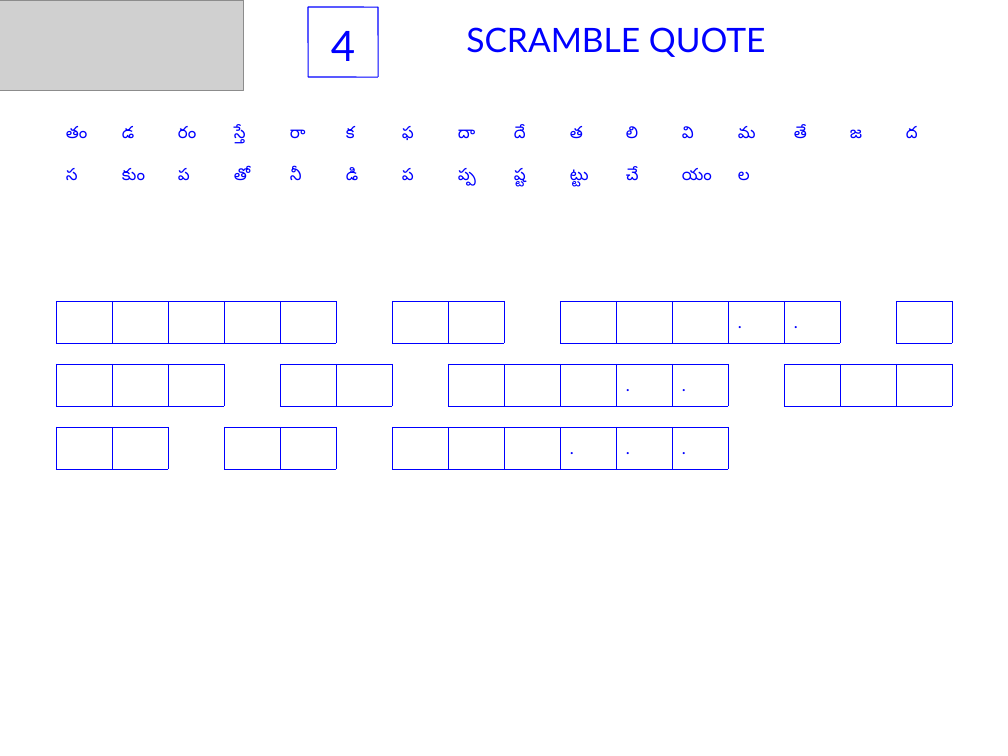
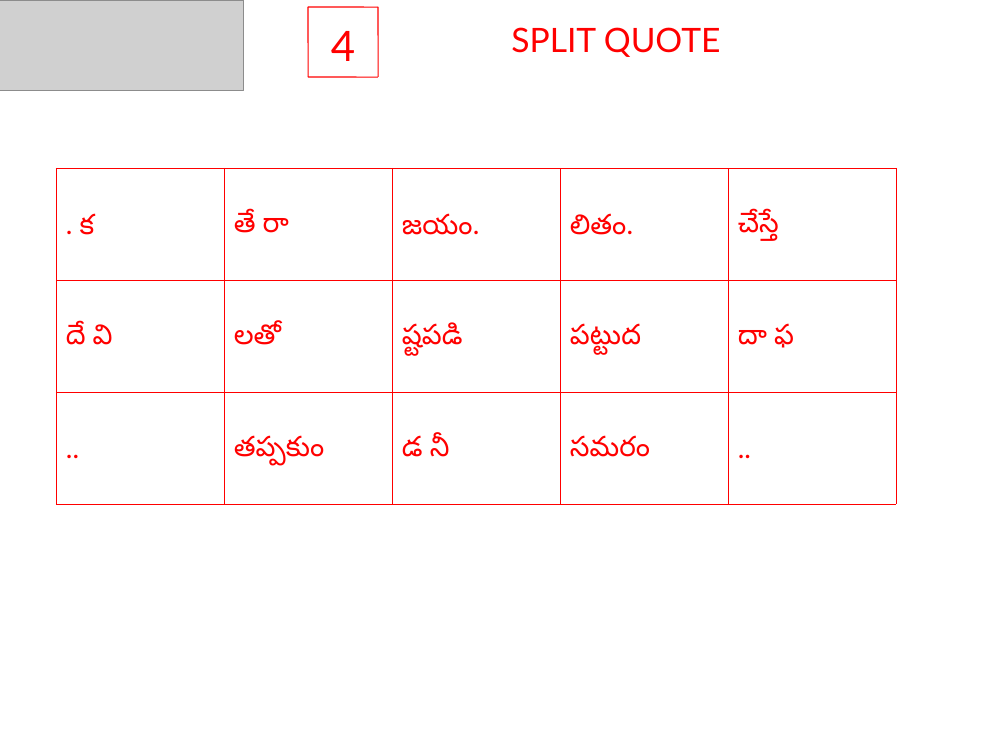
Before and after one commit to sjasthi/auto_quotes_java, a slide deck: slide 4 of Puzzles.ppt. Drawn at 1008x756 pixels with LibreOffice and Linux fonts; fonts in the diff are those of the drawing; grey boxes stand for pictures. Boxes give left, top, right and bottom in pixels: in the first picture for what was removed or moved away, otherwise in the second. Text is boxed around its words. In the diff, an @@ line names an element or a change of style, - is before the commit and + after.

Commit message:
3/30
Update to SplitQuote. Now using chunk size method.

```diff
--- a/Puzzles.ppt
+++ b/Puzzles.ppt
@@ text "4" at (x1=331, y1=31, x2=355, y2=61): text colour #0000FF to #FF0000 @@
@@ line (308, 7) - (378, 7): stroke #0000FF 0.74 pt to #FF0000 0.74 pt @@
@@ line (308, 7) - (308, 77): stroke #0000FF 0.74 pt to #FF0000 0.74 pt @@
@@ line (378, 7) - (378, 77): stroke #0000FF 0.74 pt to #FF0000 0.74 pt @@
@@ text at (x1=511, y1=27, x2=721, y2=57): text changed; text colour #0000FF to #FF0000 @@
-SCRAMBLE QUOTE
+SPLIT QUOTE
@@ line (308, 77) - (378, 77): stroke #0000FF 0.74 pt to #FF0000 0.74 pt @@
@@ table removed at (x1=56, y1=112, x2=960, y2=238), 3 rows, 16 columns @@
-తం | డ | రం | స్తే | రా | క | ఫ | దా | దే | త | లి | వి | మ | తే | జ | ద
-స | కుం | ప | తో | నీ | డి | ప | ప్ప | ష్ట | ట్టు | చే | యం | ల |  |  | 
- |  |  |  |  |  |  |  |  |  |  |  |  |  |  | 
@@ table added at (x1=56, y1=168, x2=898, y2=616), 4 rows, 5 columns @@
+. క | తే రా | జయం. | లితం. | చేస్తే
+దే వి | లతో | ష్టపడి | పట్టుద | దా ఫ
+.. | తప్పకుం | డ నీ | సమరం | ..
+ |  |  |  | 
@@ table removed at (x1=56, y1=301, x2=960, y2=344), 1 rows, 16 columns @@
- |  |  |  |  |  |  |  |  |  |  |  | . | . |  | 
@@ table removed at (x1=56, y1=364, x2=960, y2=406), 1 rows, 16 columns @@
- |  |  |  |  |  |  |  |  |  | . | . |  |  |  | 
@@ table removed at (x1=56, y1=427, x2=960, y2=470), 1 rows, 16 columns @@
- |  |  |  |  |  |  |  |  | . | . | . |  |  |  | 
```
Also in this commit, not shown: 9 other slides changed, 7 other files.
